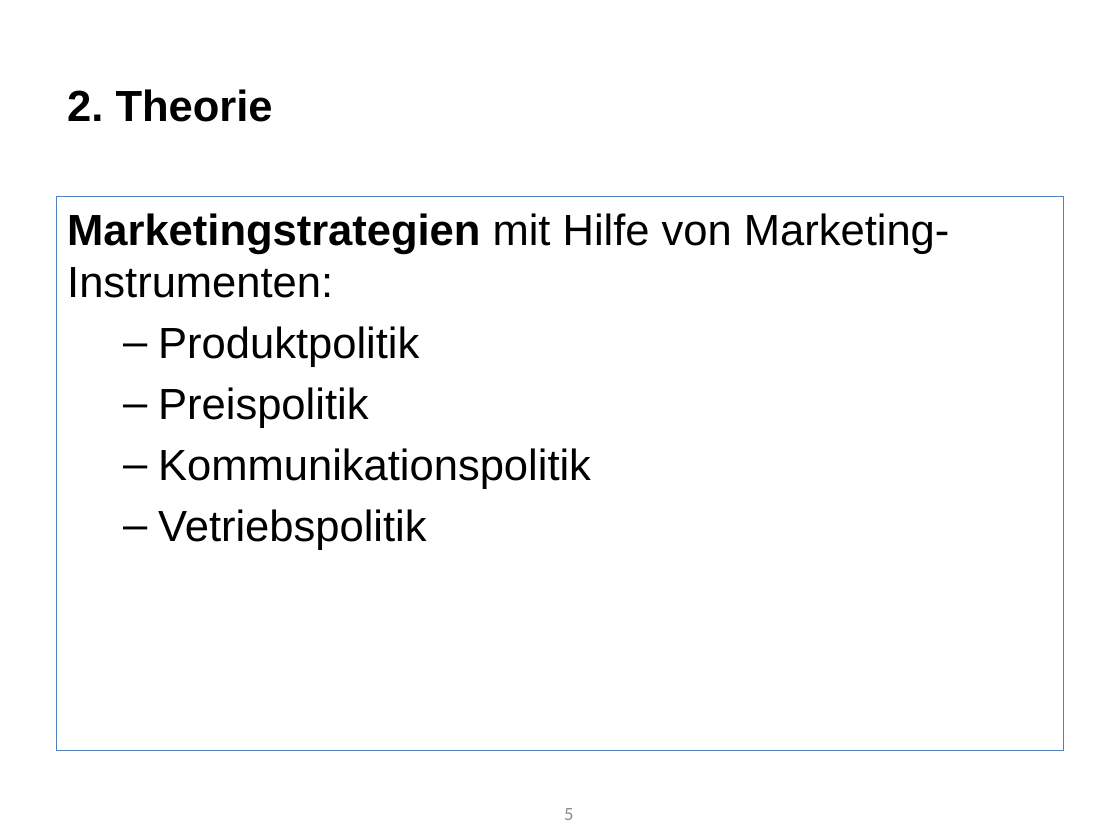
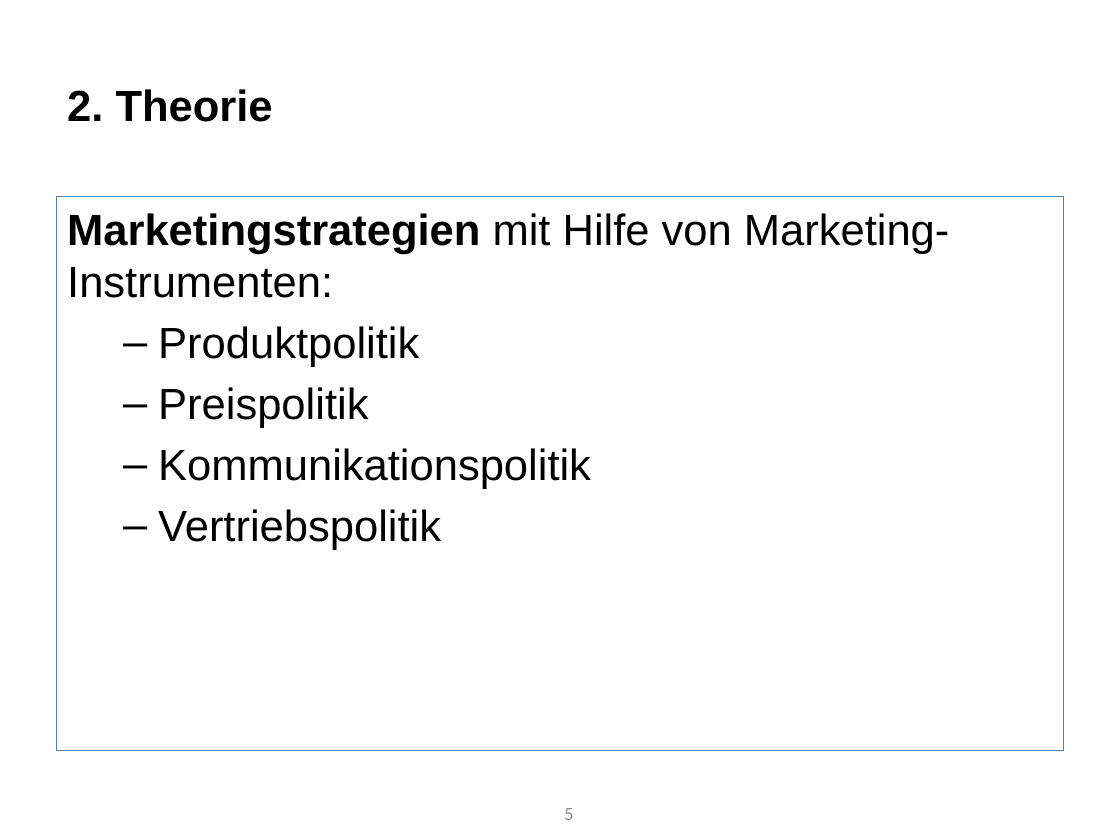
Before and after one commit to Roba1993/Happy-Hour, a slide deck: slide 5 of documents/marketing/Marketingstrategie - Klassische Medien (5.8).pptx. Drawn at 1120x840 pixels with LibreOffice and Linux fonts; fonts in the diff are those of the drawing. Boxes give left, top, right and bottom in pixels: in the first picture for what was removed or moved away, otherwise in the second. Text is boxed around its words. In the diff, an @@ line names an element or a change of style, - is before the commit and + after.

```diff
--- a/documents/marketing/Marketingstrategie - Klassische Medien (5.8).pptx
+++ b/documents/marketing/Marketingstrategie - Klassische Medien (5.8).pptx
@@ text at (158, 509, 441, 550): text changed @@
-  – Vetriebspolitik
+  – Vertriebspolitik
```
Also in this commit, not shown: 7 other slides changed.
